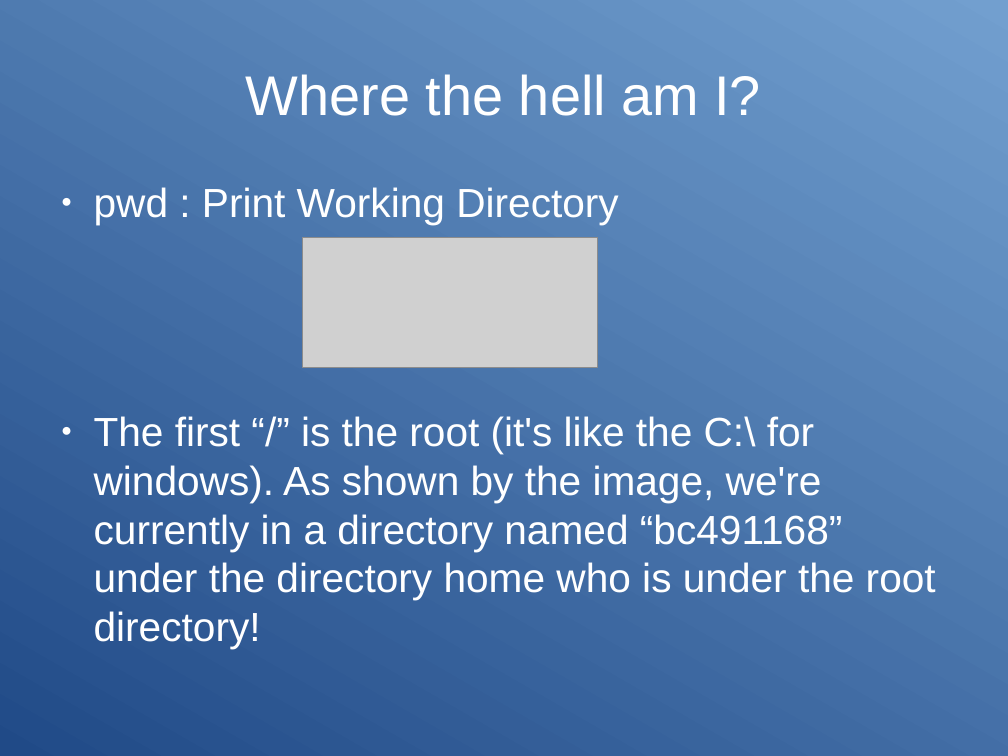
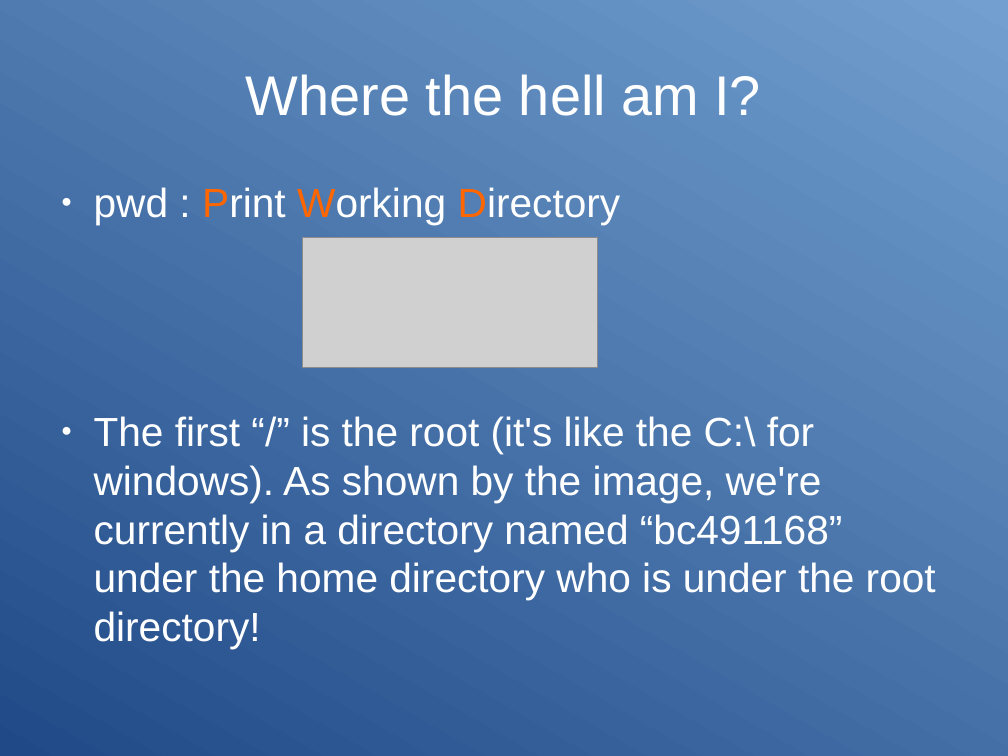
Before and after one commit to Clibre/An-introduction-to-bash, a slide deck: slide 7 of presentation.odp (slide 6 before the commit). Drawn at 1008x756 pixels with LibreOffice and Linux fonts; fonts in the diff are those of the drawing; grey boxes stand for pictures. Boxes give left, top, right and bottom in pixels: in the first picture for what was removed or moved away, otherwise in the second. Text is boxed around its words. In the diff, an @@ line names an element or a change of style, - is before the commit and + after.

```diff
--- a/presentation.odp
+++ b/presentation.odp
@@ text "pwd : Print Working Directory" at (94,187,621,225): text colour #FFFFFF to #FF6600 in "Print Working Directory" @@
@@ text at (94,416,936,600): text changed @@
-● The first “/” is the root (it's like the C:\ for windows). As shown by the image, we're currently in a directory named “bc491168” under the directory home who is under the root directory!
+● The first “/” is the root (it's like the C:\ for windows). As shown by the image, we're currently in a directory named “bc491168” under the home directory who is under the root directory!
```
Also in this commit, not shown: 5 other slides changed, 4 slides added, 5 other files.
